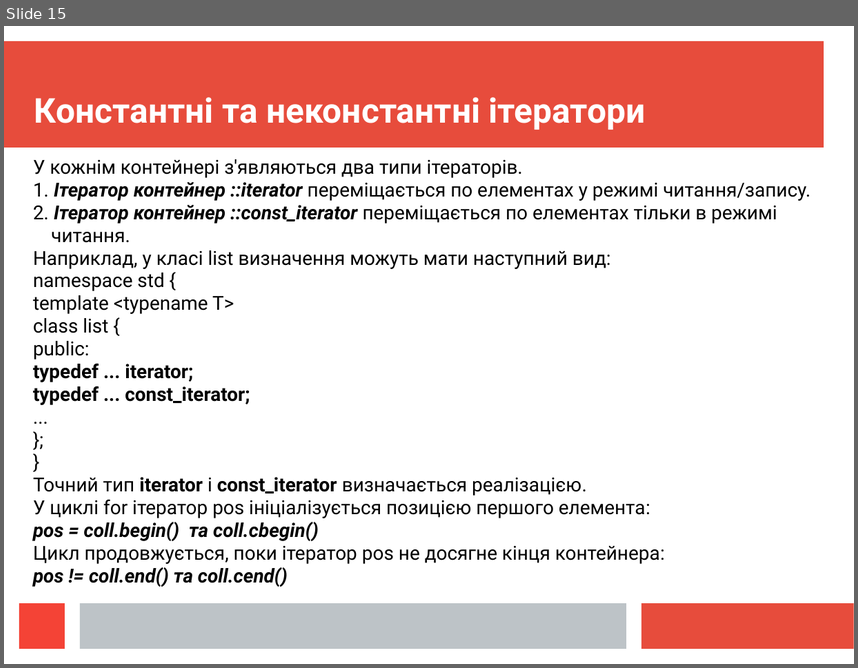
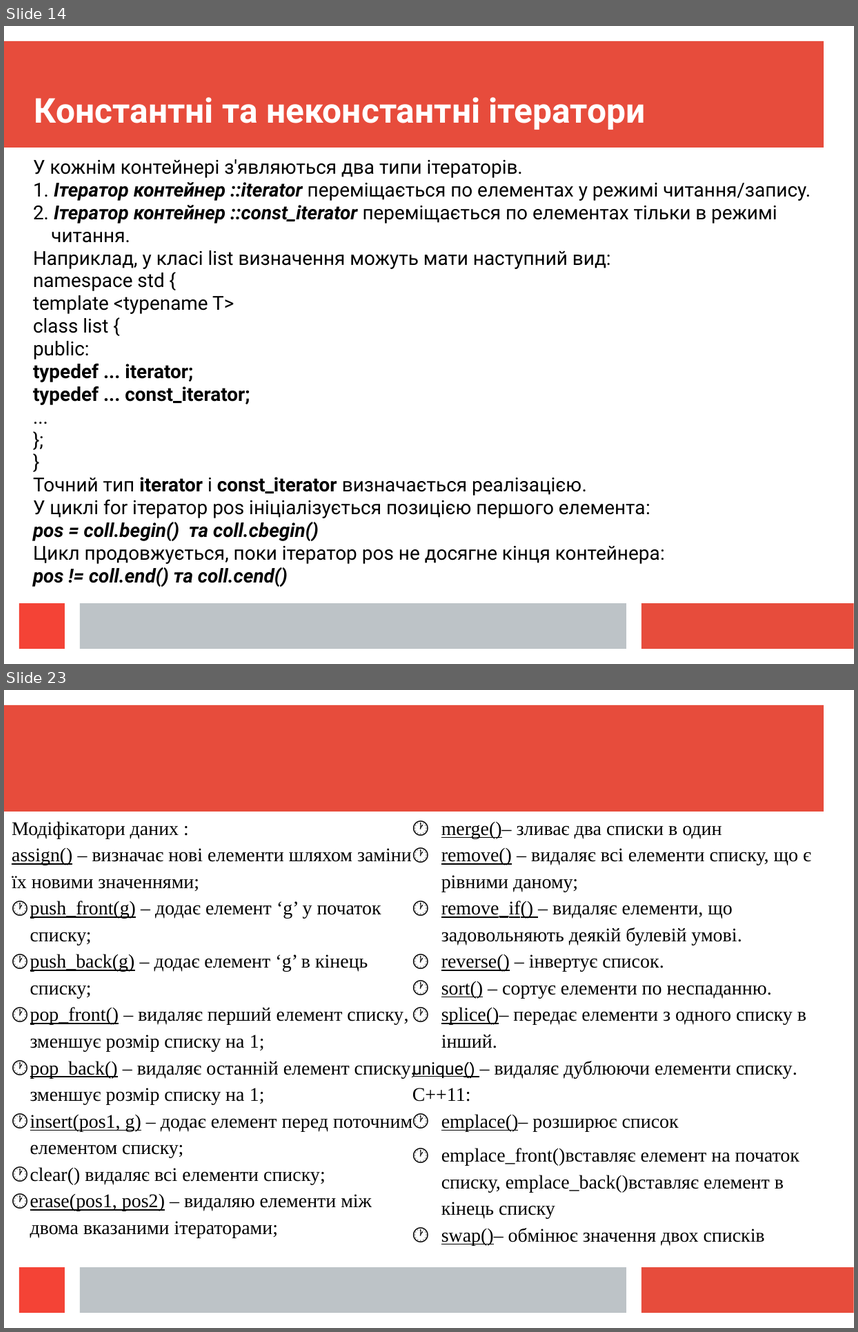
Before and after one commit to mecchmatProjects/CppCourse, a slide deck: Lect12/CppUkrTutor12_2.ppt. Shown one above the other, each under a label of ours: slide 15 before the commit, slides 14 and 23 after it; the slides between them are not shown. The pictures are 858x668 and 858x1332 pixels, drawn with LibreOffice and Linux fonts; fonts in the diff are those of the drawing. Boxes give left, top, right and bottom in pixels: in the first picture for what was removed or moved away, otherwise in the second. Text is boxed around its words. In the diff, an @@ line names an element or a change of style, - is before the commit and + after.

```diff
--- a/Lect12/CppUkrTutor12_2.ppt
+++ b/Lect12/CppUkrTutor12_2.ppt
@@ slide 23 added at bbox=[4, 690, 854, 1328], background #FFFFFF; not listed: 4 template elements that a slide beside it also shows @@
@@ text added at bbox=[12, 821, 416, 1237], 18 pt, text #000000 @@
+Модіфікатори даних :
+assign() – визначає нові елементи шляхом заміни їх новими значеннями;
+🕐 push_front(g) – додає елемент ‘g’ у початок списку;
+🕐 push_back(g) – додає елемент ‘g’ в кінець списку;
+🕐 pop_front() – видаляє перший елемент списку, зменшує розмір списку на 1;
+🕐 pop_back() – видаляє останній елемент списку, зменшує розмір списку на 1;
+🕐 insert(pos1, g) – додає елемент перед поточним елементом списку;
+🕐 clear() видаляє всі елементи списку;
+🕐 erase(pos1, pos2) – видаляю елементи між двома вказаними ітераторами;
@@ text added at bbox=[412, 822, 811, 1245], 18 pt, text #000000 @@
+🕐 merge()– зливає два списки в один
+🕐 remove() – видаляє всі елементи списку, що є рівними даному;
+🕐 remove_if() – видаляє елементи, що задовольняють деякій булевій умові.
+🕐 reverse() – інвертує список.
+🕐 sort() – сортує елементи по неспаданню.
+🕐 splice()– передає елементи з одного списку в інший.
+unique() – видаляє дублюючи елементи списку.
+С++11:
+🕐 emplace()– розширює список
+🕐 emplace_front()вставляє елемент на початок списку, emplace_back()вставляє елемент в кінець списку
+🕐 swap()– обмінює значення двох списків
@@ what was slide 15 is now slide 14 @@
```
Also in this commit, not shown: 9 slides changed, 4 other slides added, 2 slides removed, 1 other file.
